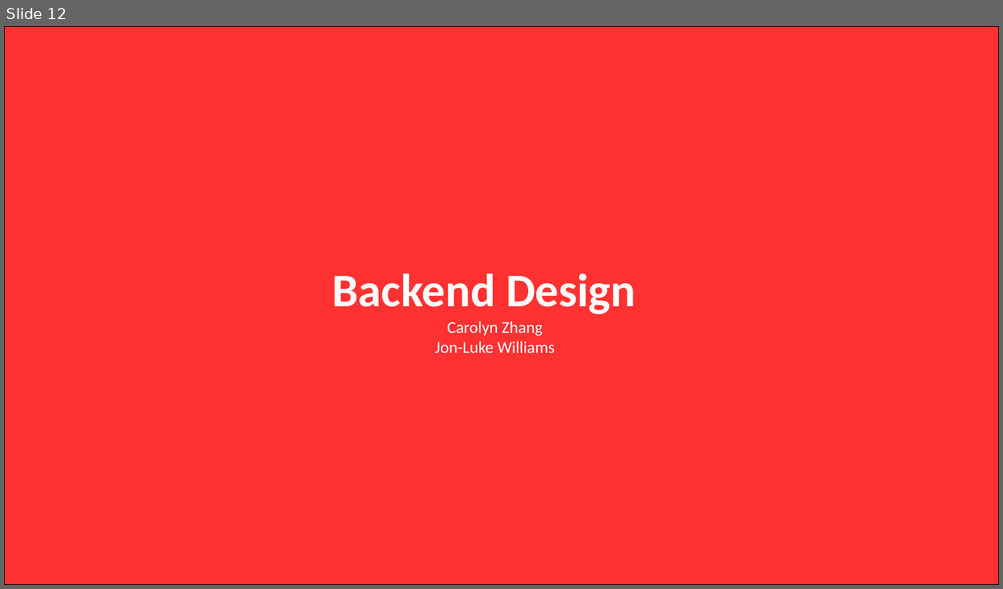
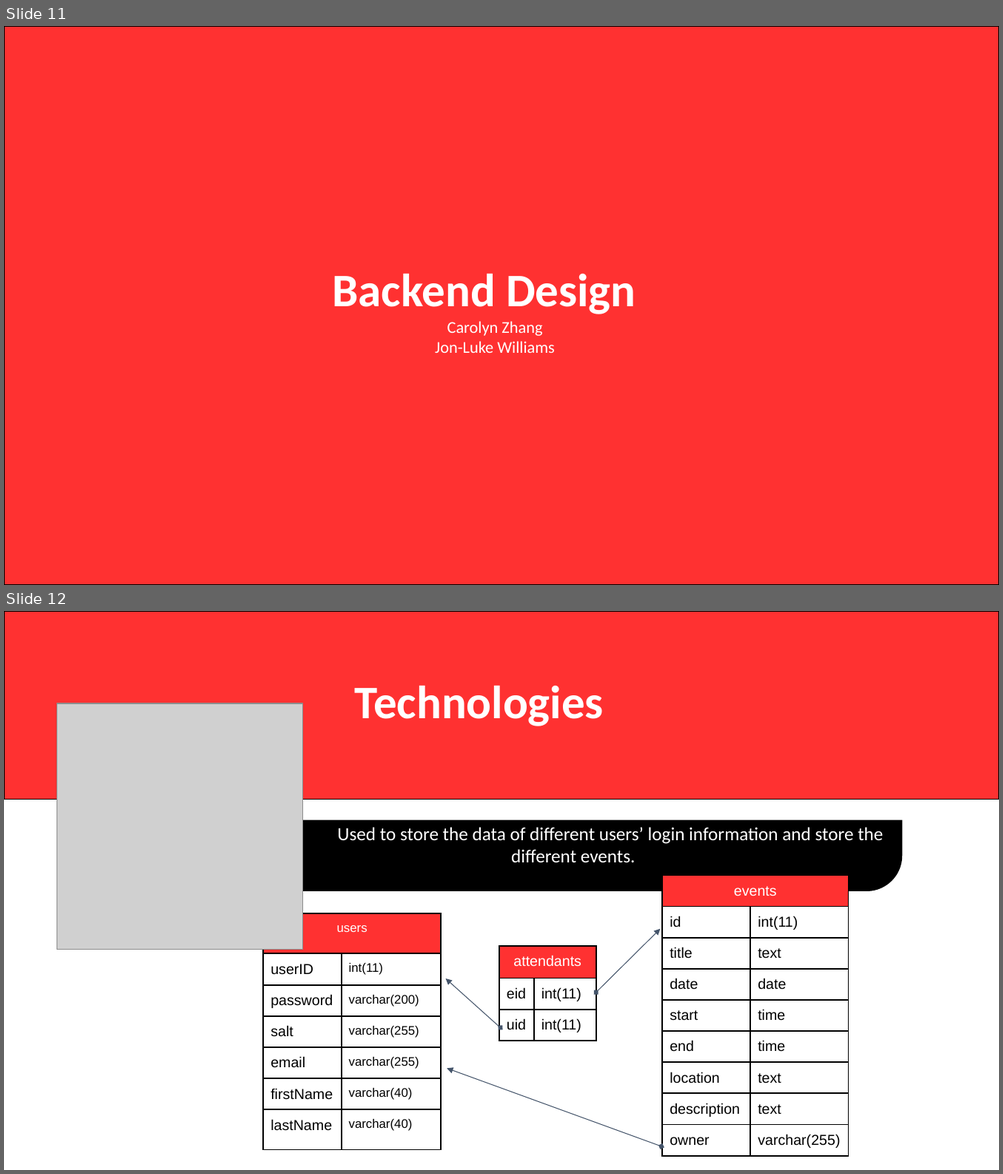
Before and after one commit to CarolynAnn/WebSysGroup4, a slide deck: final_presentation.pptx. Shown one above the other, each under a label of ours: slide 12 before the commit, slides 11 and 12 after it. The pictures are 1003x589 and 1003x1174 pixels, drawn with LibreOffice and Linux fonts; fonts in the diff are those of the drawing; grey boxes stand for pictures. Boxes give left, top, right and bottom in pixels: in the first picture for what was removed or moved away, otherwise in the second. Text is boxed around its words. In the diff, an @@ line names an element or a change of style, - is before the commit and + after.

```diff
--- a/final_presentation.pptx
+++ b/final_presentation.pptx
@@ slide 12 added at [4, 611, 999, 1170], background #FFFFFF @@
@@ rectangle added at [4, 611, 999, 800], fill #FF3131, outline #000000 1 pt @@
@@ title added at [355, 685, 604, 726], 45 pt, text #FFFFFF, bold @@
+Technologies
@@ picture added at [57, 703, 303, 950] @@
@@ round diag rect added at [245, 820, 902, 891], fill #000000, outline #000000 1 pt, 18 pt, text #FFFFFF @@
+Used to store the data of different users’ login information and store the different events.
@@ table added at [662, 876, 848, 1151], 9 rows, 2 columns @@
+events | 
+id | int(11)
+title | text
+date | date
+start | time
+end | time
+location | text
+description | text
+owner | varchar(255)
@@ table added at [263, 914, 441, 1159], 7 rows, 2 columns @@
+users | 
+userID | int(11)
+password | varchar(200)
+salt | varchar(255)
+email | varchar(255)
+firstName | varchar(40)
+lastName | varchar(40)
@@ double arrow added from (596, 993) to (660, 929), #44546A 0.75 pt @@
@@ table added at [499, 946, 597, 1170], 3 rows, 2 columns @@
+attendants | 
+eid | int(11)
+uid | int(11)
@@ double arrow added from (500, 1028) to (446, 979), #44546A 0.75 pt @@
@@ double arrow added from (661, 1147) to (447, 1068), #44546A 0.75 pt @@
@@ what was slide 12 is now slide 11 @@
```
Also in this commit, not shown: 6 slides changed, 2 other slides added, 3 slides removed.
